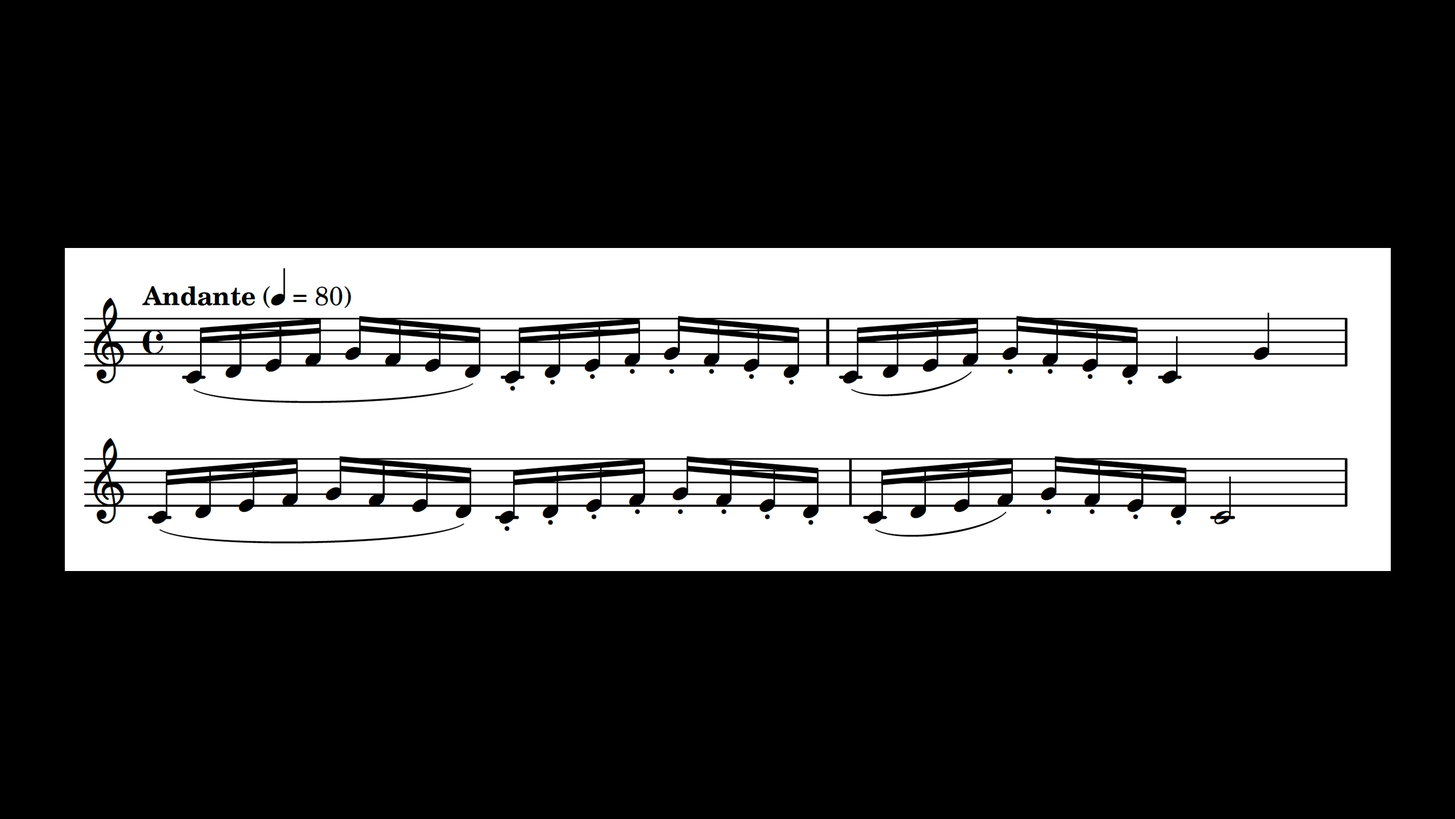
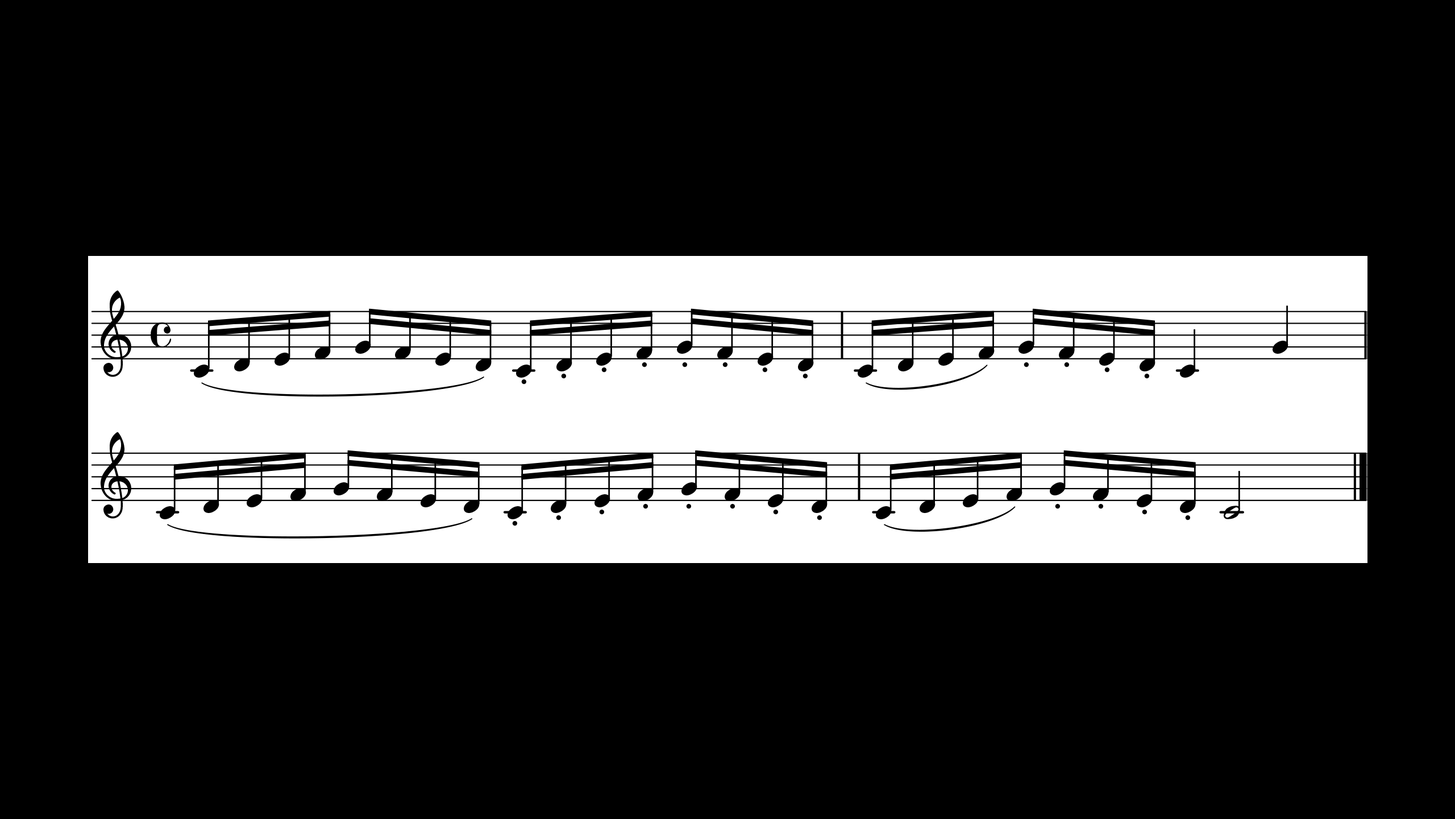
Layer changes from the first w=1455, h=819 image to the second:
painted on "stim_a" over 64, 247, 1392, 571
